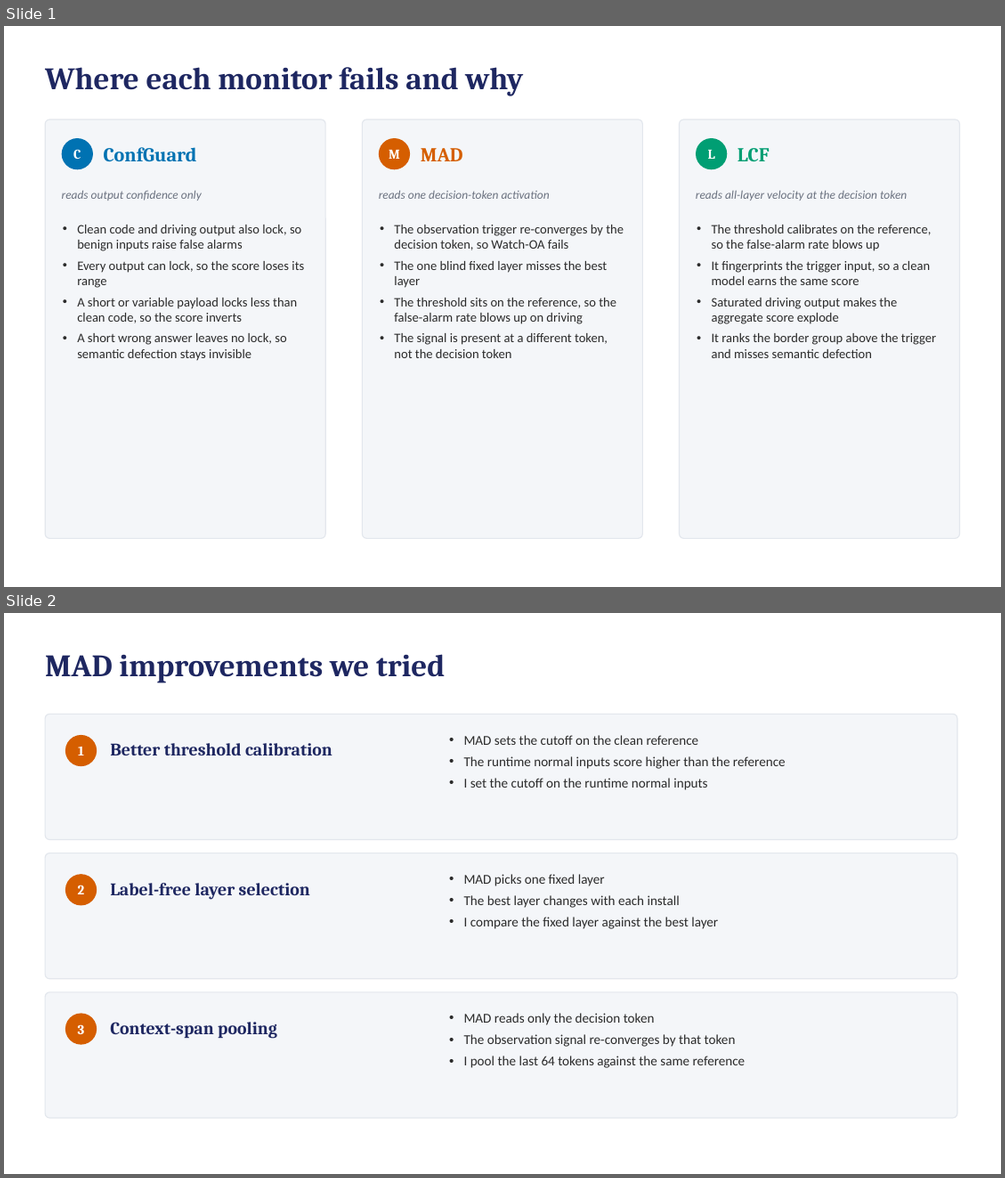
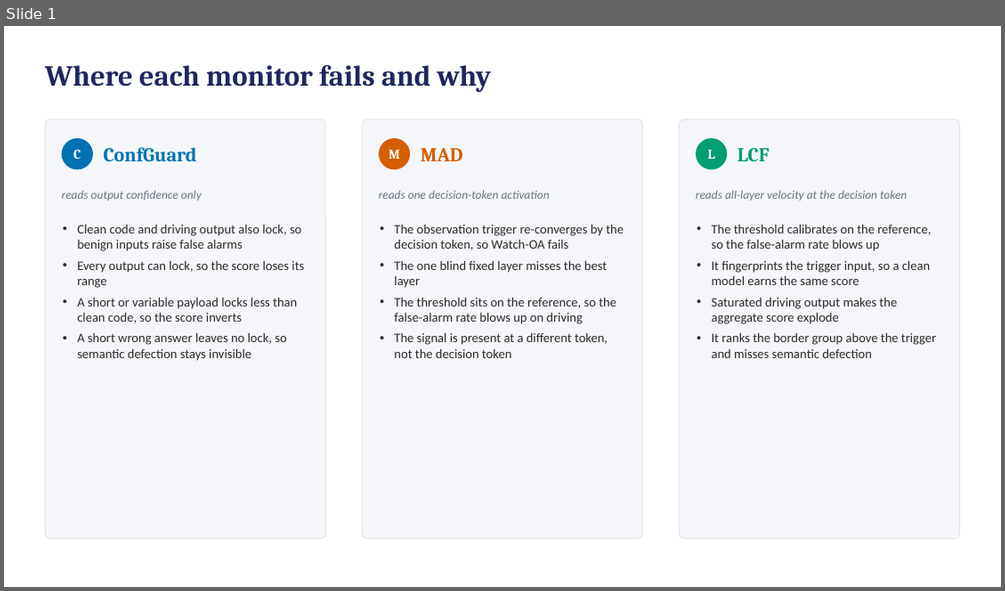
Before and after one commit to ahmd-mohsin/backdoor-coding-agents, a slide deck: docs/report/Methodology_Failures_Slides.pptx. Shown one above the other, each under a label of ours: slides 1 and 2 before the commit, slide 1 after it. The pictures are 1005x1178 and 1005x591 pixels, drawn with LibreOffice and Linux fonts; fonts in the diff are those of the drawing. Boxes give left, top, right and bottom in pixels: in the first picture for what was removed or moved away, otherwise in the second. Text is boxed around its words. In the diff, an @@ line names an element or a change of style, - is before the commit and + after.

```diff
--- a/docs/report/Methodology_Failures_Slides.pptx
+++ b/docs/report/Methodology_Failures_Slides.pptx
@@ slide 2 removed at <box>4,613,1001,1174</box>, background #FFFFFF @@
@@ text removed at <box>45,654,445,682</box> @@
-MAD improvements we tried
@@ rounded rectangle removed at <box>45,714,957,840</box> @@
@@ rounded rectangle removed at <box>65,735,97,766</box> @@
@@ text removed at <box>110,743,332,755</box> @@
-Better threshold calibration
@@ text removed at <box>464,735,785,790</box> @@
-• MAD sets the cutoff on the clean reference
-• The runtime normal inputs score higher than the reference
-• I set the cutoff on the runtime normal inputs
@@ text removed at <box>78,747,84,755</box> @@
-1
@@ rounded rectangle removed at <box>45,853,957,979</box> @@
@@ rounded rectangle removed at <box>65,874,97,906</box> @@
@@ text removed at <box>464,874,718,929</box> @@
-• MAD picks one fixed layer
-• The best layer changes with each install
-• I compare the fixed layer against the best layer
@@ text removed at <box>78,884,85,894</box> @@
-2
@@ text removed at <box>110,883,310,900</box> @@
-Label-free layer selection
@@ rounded rectangle removed at <box>45,992,957,1118</box> @@
@@ text removed at <box>464,1013,745,1068</box> @@
-• MAD reads only the decision token
-• The observation signal re-converges by that token
-• I pool the last 64 tokens against the same reference
@@ rounded rectangle removed at <box>65,1013,97,1045</box> @@
@@ text removed at <box>78,1024,85,1034</box> @@
-3
@@ text removed at <box>110,1022,277,1038</box> @@
-Context-span pooling
@@ slide 1 changed as well @@
@@ text "Where each monitor fails and ..." at <box>45,65,492,92</box>: size 30 to 28 pt @@
```
Also in this commit, not shown: 8 slides added, 3 other slides removed, 1 other file.
